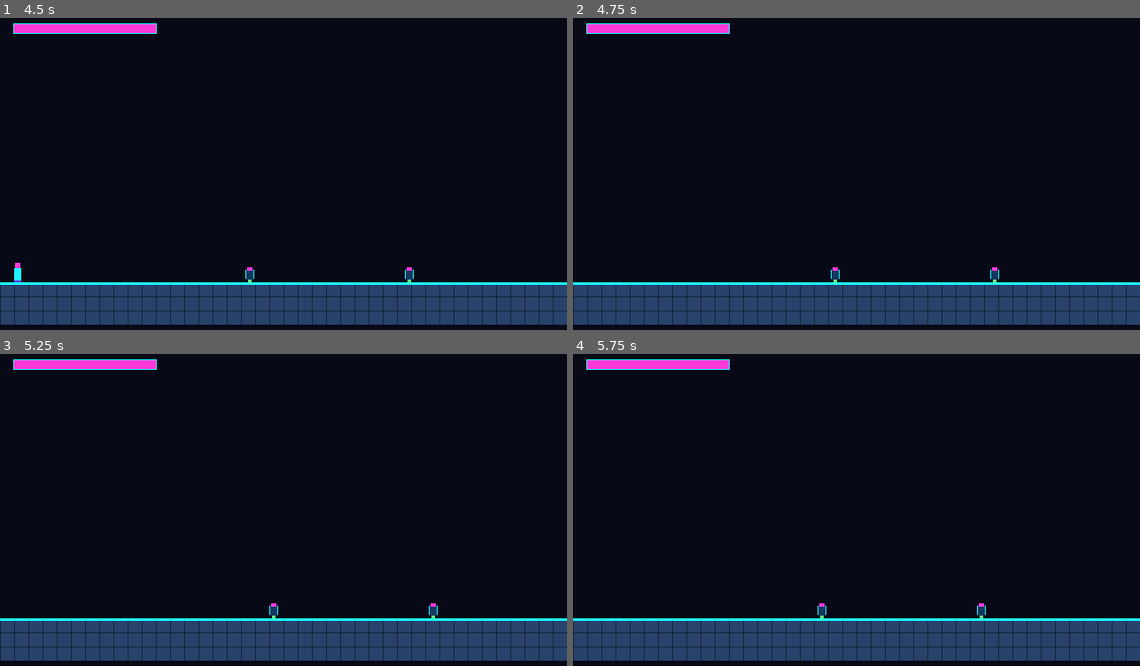
Above: before the commit, frames 1-4 (two rows, left to right).
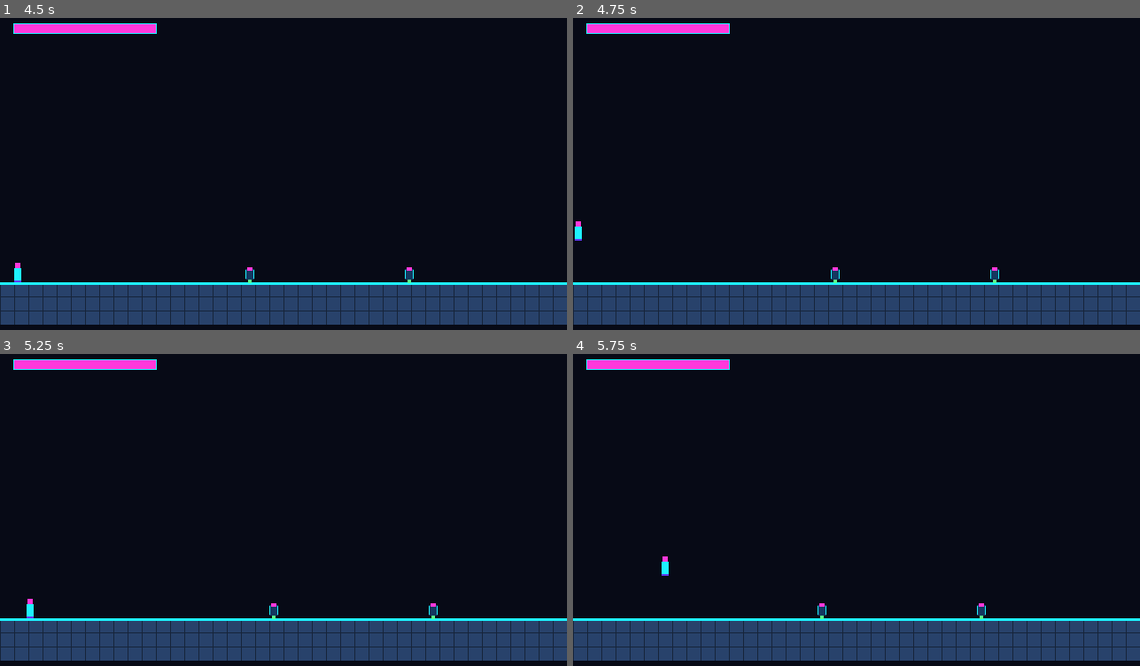
Above: after the commit, the same moments.

Repository: 2213778958/game_hundouluo
Game: Godot game, scene res://boot/main.tscn
The game is run twice, just before and just after one commit, with the same random seed, the same clock (stepped at 60 frames per second) and the same inputs.
Inputs:
- Up to frame 1 (4.5 s): click "步枪" at 0.5 s; tap Enter (ui_accept) at 1.25, 1.52, 2.27, 3.77 s; hold Right (ui_right) 1.28-2.78 s; hold Left (ui_left) from 2.78 s (still down)
- Up to frame 2 (4.75 s): keep holding Left (ui_left); tap Enter (ui_accept) at 4.52 s
- Up to frame 3 (5.25 s): release Left (ui_left) at 5.03 s; hold Right (ui_right) from 5.03 s (still down)
- Up to frame 4 (5.75 s): keep holding Right (ui_right); tap Enter (ui_accept) at 5.27 s

Frame 1 is identical in both runs. In frame 2, less than 0.1% of the frame differs, in the area x 0-2%, y 65-72%; in frame 3, less than 0.1%; in frame 4, less than 0.1%.

Commit message:
fix(stages): keep actor and camera inside hardcoded stage bounds
Co-authored-by: Cursor <cursoragent@cursor.com>

Diff:
--- /dev/null
+++ b/stages/bound_keeper.gd
@@ -0,0 +1,48 @@
+extends Node
+
+## 每帧把角色和视角留在本关边界内。
+
+const StagesScript := preload("res://stages/stages.gd")
+
+
+func _init() -> void:
+	process_physics_priority = 100
+
+
+func _physics_process(_delta: float) -> void:
+	_keep()
+
+
+func _exit_tree() -> void:
+	var stage := get_parent()
+	if stage == null:
+		return
+	var host := stage.get_parent()
+	if host is Node2D and str(host.name) == "StageHost":
+		(host as Node2D).position = Vector2.ZERO
+
+
+func _keep() -> void:
+	var stage := get_parent() as Node2D
+	if stage == null:
+		return
+	var actor := _find_actor(stage)
+	if actor == null:
+		return
+	var cam := stage.get_node_or_null("StageCamera") as Camera2D
+	StagesScript.keep_inside(stage, actor, cam)
+
+
+func _find_actor(stage: Node2D) -> Node2D:
+	var named := stage.get_node_or_null("Player")
+	if named is Node2D:
+		return named as Node2D
+	var host := stage.get_parent()
+	if host == null:
+		return null
+	for child in host.get_children():
+		if child == stage:
+			continue
+		if child is CharacterBody2D and child.has_method("apply_run"):
+			return child as Node2D
+	return null
--- a/stages/stages.gd
+++ b/stages/stages.gd
@@ -15,7 +15,9 @@
 const HOSTILES_PATH := "res://hostiles/hostiles.gd"
 const FLOOR_TOP := 300.0
 const FLOOR_THICKNESS := 48.0
+const VIEW_WIDTH := 640.0
 const VIEW_HEIGHT := 360.0
+const BOUND_THICKNESS := 16.0
 const WORLD_LAYER := 1
 const GRUNT_SPRITE_H := 40
 const BOSS_SPRITE_H := 64
@@ -104,6 +106,62 @@
 	return bool(_layout(stage_index)["corridor"])
 
 
+## 关卡世界矩形。左上为原点，宽是关长，高是视口高。非法序号为空矩形。
+static func stage_bounds(stage_index: int) -> Rect2:
+	if stage_index < 1 or stage_index > STAGE_COUNT:
+		return Rect2()
+	return Rect2(0.0, 0.0, stage_length(stage_index), VIEW_HEIGHT)
+
+
+## 把角色坐标夹在关卡边界内。非法序号原样返回。
+static func clamp_actor(stage_index: int, world_position: Vector2) -> Vector2:
+	var bounds := stage_bounds(stage_index)
+	if bounds.size == Vector2.ZERO:
+		return world_position
+	return Vector2(
+		clampf(world_position.x, bounds.position.x, bounds.end.x),
+		clampf(world_position.y, bounds.position.y, bounds.end.y)
+	)
+
+
+## 把视角中心夹在关卡内，使画面尽量不露出地图外。关卡比视口窄时左对齐。
+static func clamp_camera(
+	stage_index: int,
+	camera_center: Vector2,
+	view_size: Vector2 = Vector2.ZERO
+) -> Vector2:
+	var view := view_size
+	if view == Vector2.ZERO:
+		view = Vector2(VIEW_WIDTH, VIEW_HEIGHT)
+	var bounds := stage_bounds(stage_index)
+	if bounds.size == Vector2.ZERO:
+		return camera_center
+	return Vector2(
+		_clamp_center(camera_center.x, bounds.position.x, bounds.end.x, view.x),
+		_clamp_center(camera_center.y, bounds.position.y, bounds.end.y, view.y)
+	)
+
+
+## 把角色和视角留在本关边界内。StageHost 在固定 CanvasLayer 下会平移以跟随。
+static func keep_inside(
+	stage: Node2D,
+	actor: Node2D,
+	camera: Camera2D = null,
+	view_size: Vector2 = Vector2.ZERO
+) -> void:
+	if stage == null or actor == null:
+		return
+	var index := int(stage.get_meta("stage_index", 0))
+	actor.position = clamp_actor(index, actor.position)
+	var cam := camera
+	if cam == null:
+		cam = stage.get_node_or_null("StageCamera") as Camera2D
+	if cam != null:
+		cam.position = clamp_camera(index, actor.position, view_size)
+		_apply_camera_limits(cam, index)
+	_scroll_host(stage, index, actor.position, view_size)
+
+
 ## 建造一关写死场景。非法序号返回 null。
 static func build_stage(stage_index: int) -> Node2D:
 	if stage_index < 1 or stage_index > STAGE_COUNT:
@@ -118,6 +176,7 @@
 	root.set_meta("stage_length", length)
 	root.set_meta("player_spawn", spec["spawn"])
 	_add_backdrop(root, length)
+	_add_stage_bounds(root, length)
 	_add_solid(
 		root,
 		"floor",
@@ -267,6 +326,75 @@
 			return {}
 
 
+static func _clamp_center(center: float, bound_min: float, bound_max: float, view_span: float) -> float:
+	var half := view_span * 0.5
+	var lo := bound_min + half
+	var hi := bound_max - half
+	if lo > hi:
+		return lo
+	return clampf(center, lo, hi)
+
+
+static func _apply_camera_limits(camera: Camera2D, stage_index: int) -> void:
+	var bounds := stage_bounds(stage_index)
+	camera.limit_left = int(bounds.position.x)
+	camera.limit_top = int(bounds.position.y)
+	camera.limit_right = int(bounds.end.x)
+	camera.limit_bottom = int(bounds.end.y)
+	camera.limit_smoothed = false
+	camera.position_smoothing_enabled = false
+
+
+static func _scroll_host(
+	stage: Node2D,
+	stage_index: int,
+	actor_pos: Vector2,
+	view_size: Vector2
+) -> void:
+	var host := stage.get_parent()
+	if host == null or not (host is Node2D) or str(host.name) != "StageHost":
+		return
+	var view := view_size
+	if view == Vector2.ZERO:
+		view = Vector2(VIEW_WIDTH, VIEW_HEIGHT)
+	var cam_center := clamp_camera(stage_index, actor_pos, view)
+	(host as Node2D).position = -(cam_center - view * 0.5)
+
+
+static func _add_stage_bounds(parent: Node2D, length: float) -> void:
+	var height := VIEW_HEIGHT + FLOOR_THICKNESS
+	_add_solid(
+		parent,
+		"bound",
+		"LeftBound",
+		Vector2(-BOUND_THICKNESS * 0.5, height * 0.5),
+		Vector2(BOUND_THICKNESS, height),
+		SLAB,
+		NEON
+	)
+	_add_solid(
+		parent,
+		"bound",
+		"RightBound",
+		Vector2(length + BOUND_THICKNESS * 0.5, height * 0.5),
+		Vector2(BOUND_THICKNESS, height),
+		SLAB,
+		NEON
+	)
+	var cam := Camera2D.new()
+	cam.name = "StageCamera"
+	cam.enabled = true
+	cam.position = Vector2(VIEW_WIDTH * 0.5, VIEW_HEIGHT * 0.5)
+	cam.set_meta("stage_part", "camera")
+	_apply_camera_limits(cam, int(parent.get_meta("stage_index", 0)))
+	parent.add_child(cam)
+	var keeper_script: Script = load("res://stages/bound_keeper.gd")
+	if keeper_script != null and keeper_script.can_instantiate():
+		var keeper: Node = keeper_script.new()
+		keeper.name = "BoundKeeper"
+		parent.add_child(keeper)
+
+
 static func _add_backdrop(parent: Node2D, length: float) -> void:
 	var backdrop := Sprite2D.new()
 	backdrop.name = "Backdrop"
--- a/tests/stages/test_stages.gd
+++ b/tests/stages/test_stages.gd
@@ -16,6 +16,7 @@
 	_pixel_look_is_neon_scifi(failures)
 	_install_registers_builders(failures)
 	_nodes_stay_off_tree_and_2d(failures)
+	_actor_and_camera_stay_inside_bounds(failures)
 	return failures
 
 
@@ -342,6 +343,155 @@
 		stage.free()
 
 
+func _actor_and_camera_stay_inside_bounds(failures: PackedStringArray) -> void:
+	_check(failures, StagesScript.stage_bounds(0) == Rect2(), "stage 0 has no playable bounds")
+	_check(failures, StagesScript.stage_bounds(4) == Rect2(), "there is no fourth-stage bounds")
+	_check(
+		failures,
+		StagesScript.stage_bounds(1) == Rect2(0, 0, 640, 360),
+		"平地练手 bounds are the 640x360 map"
+	)
+	_check(
+		failures,
+		StagesScript.stage_bounds(2) == Rect2(0, 0, 720, 360),
+		"高台掩体 bounds are the 720x360 map"
+	)
+	_check(
+		failures,
+		StagesScript.stage_bounds(3) == Rect2(0, 0, 420, 360),
+		"通道头目 bounds are the 420x360 map"
+	)
+	_check(
+		failures,
+		StagesScript.clamp_actor(1, Vector2(-40, 200)) == Vector2(0, 200),
+		"actor cannot walk off the left of 平地练手"
+	)
+	_check(
+		failures,
+		StagesScript.clamp_actor(1, Vector2(800, 200)) == Vector2(640, 200),
+		"actor cannot walk off the right of 平地练手"
+	)
+	_check(
+		failures,
+		StagesScript.clamp_actor(1, Vector2(100, -20)) == Vector2(100, 0),
+		"actor cannot leave the top of the map"
+	)
+	_check(
+		failures,
+		StagesScript.clamp_actor(1, Vector2(100, 500)) == Vector2(100, 360),
+		"actor cannot fall out the bottom of the map"
+	)
+	_check(
+		failures,
+		StagesScript.clamp_actor(1, Vector2(120, 200)) == Vector2(120, 200),
+		"actor inside 平地练手 stays put"
+	)
+	_check(
+		failures,
+		StagesScript.clamp_actor(2, Vector2(900, 10)) == Vector2(720, 10),
+		"actor cannot walk past 高台掩体 length 720"
+	)
+	_check(
+		failures,
+		StagesScript.clamp_actor(3, Vector2(500, 200)) == Vector2(420, 200),
+		"actor cannot walk past 通道头目 length 420"
+	)
+	_check(
+		failures,
+		StagesScript.clamp_actor(0, Vector2(-9, 9)) == Vector2(-9, 9),
+		"clamp_actor on an illegal stage is a no-op"
+	)
+	_check(
+		failures,
+		StagesScript.clamp_camera(1, Vector2(0, 0)) == Vector2(320, 180),
+		"平地练手 fills the view: camera stays at the map center"
+	)
+	_check(
+		failures,
+		StagesScript.clamp_camera(1, Vector2(999, 999)) == Vector2(320, 180),
+		"平地练手 camera cannot pan off the 640x360 map"
+	)
+	_check(
+		failures,
+		StagesScript.clamp_camera(2, Vector2(200, 180)) == Vector2(320, 180),
+		"高台掩体 camera cannot show x < 0"
+	)
+	_check(
+		failures,
+		StagesScript.clamp_camera(2, Vector2(700, 180)) == Vector2(400, 180),
+		"高台掩体 camera cannot show x > 720"
+	)
+	_check(
+		failures,
+		StagesScript.clamp_camera(2, Vector2(360, 180)) == Vector2(360, 180),
+		"高台掩体 camera may follow inside 320..400"
+	)
+	_check(
+		failures,
+		StagesScript.clamp_camera(3, Vector2(0, 0)) == Vector2(320, 180),
+		"短通道 narrower than the view left-aligns the camera"
+	)
+	for index in range(1, 4):
+		var stage: Node2D = StagesScript.build_stage(index)
+		_check(failures, stage != null, "bounds check needs stage %s" % index)
+		if stage == null:
+			continue
+		_check(failures, _count_part(stage, "bound") >= 2, "stage %s needs left/right bound walls" % index)
+		var cam_node := _find_part(stage, "camera")
+		_check(failures, cam_node is Camera2D, "stage %s needs a Camera2D" % index)
+		if cam_node is Camera2D:
+			var cam := cam_node as Camera2D
+			var length := int(StagesScript.stage_length(index))
+			_check(failures, cam.limit_left == 0, "stage %s camera limit_left is 0" % index)
+			_check(failures, cam.limit_top == 0, "stage %s camera limit_top is 0" % index)
+			_check(failures, cam.limit_right == length, "stage %s camera limit_right is %s" % [index, length])
+			_check(failures, cam.limit_bottom == 360, "stage %s camera limit_bottom is 360" % index)
+			var actor := Node2D.new()
+			actor.position = Vector2(-80, 900)
+			StagesScript.keep_inside(stage, actor, cam)
+			var bounds: Rect2 = StagesScript.stage_bounds(index)
+			_check(
+				failures,
+				actor.position.x >= bounds.position.x and actor.position.x <= bounds.end.x,
+				"keep_inside clamps stage %s actor x into %s..%s, got %s"
+				% [index, bounds.position.x, bounds.end.x, actor.position.x]
+			)
+			_check(
+				failures,
+				actor.position.y >= bounds.position.y and actor.position.y <= bounds.end.y,
+				"keep_inside clamps stage %s actor y into %s..%s, got %s"
+				% [index, bounds.position.y, bounds.end.y, actor.position.y]
+			)
+			_check(
+				failures,
+				cam.position == StagesScript.clamp_camera(index, actor.position),
+				"keep_inside parks stage %s camera inside the map" % index
+			)
+			actor.free()
+		stage.free()
+	var host := Node2D.new()
+	host.name = "StageHost"
+	var cover: Node2D = StagesScript.build_stage(2)
+	_check(failures, cover != null, "scroll check needs 高台掩体")
+	if cover != null:
+		host.add_child(cover)
+		var walker := Node2D.new()
+		walker.position = Vector2(680, 200)
+		host.add_child(walker)
+		StagesScript.keep_inside(cover, walker)
+		_check(
+			failures,
+			is_equal_approx(walker.position.x, 680.0),
+			"actor still on the 720 map stays at 680, got %s" % walker.position.x
+		)
+		_check(
+			failures,
+			is_equal_approx(host.position.x, -80.0),
+			"StageHost must scroll -80 so 高台掩体 x=720 stays on screen, got %s" % host.position.x
+		)
+	host.free()
+
+
 func _walk_no_3d(node: Node, failures: PackedStringArray) -> void:
 	_check(
 		failures,
